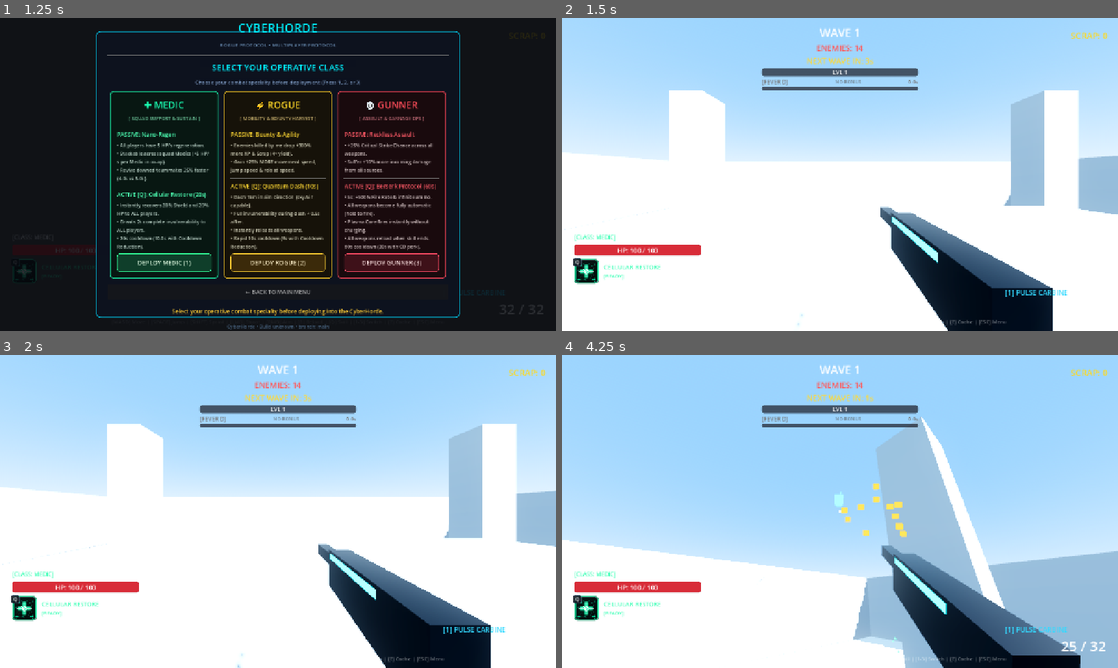
Above: before the commit, frames 1-4 (two rows, left to right).
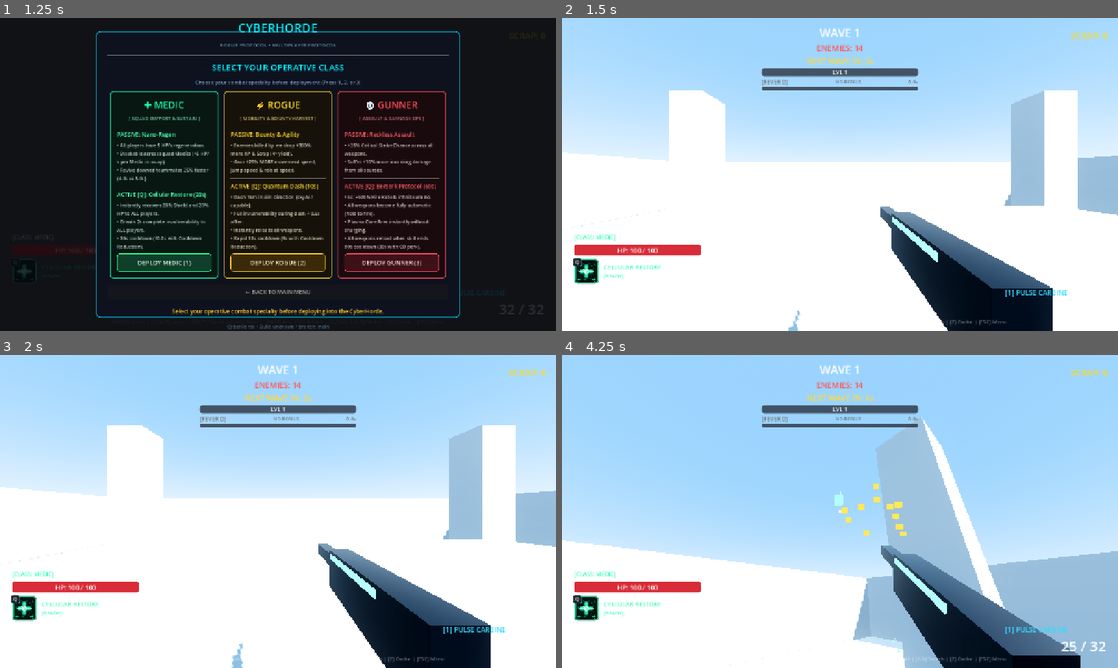
Above: after the commit, the same moments.

Repository: YuriSekaii/CyberHorde-FPS-Roguelike
Game: Godot game, scene res://scenes/main.tscn
Same seed, same stepped clock (60 frames per second), same inputs: the game is played once before the commit and once after it.
Inputs (mouse positions are in pixels of both pictures, inside the frame that each line leads up to):
- Up to frame 1 (1.25 s): click "🎮 SINGLE PLAYER (SOLO)" at 0.5 s
- Up to frame 2 (1.5 s): click "DEPLOY MEDIC (1)" at 1.25 s
- Up to frame 3 (2 s): no input
- Up to frame 4 (4.25 s): tap Enter at 2 s; move the mouse to (867, 511) at 2.02 s; hold Right mouse button (aim) 2.03-2.78 s; hold W (move_forward) from 2.03 s (still down); click (867, 511) at 2.17 s; tap Space (jump) at 2.27, 2.57, 3.02, 3.32 s; move the mouse to (812, 511) at 2.77 s; tap E (interact) at 2.85 s; move the mouse to (851, 505) at 3.52 s; press the mouse at (851, 505) at 3.53 s

Frame 1 is identical in both runs. In frame 2, 0.4% of the frame differs, in the area x 3-100%, y 23-100%; in frame 3, 0.8%, in the area x 3-100%, y 22-100%; in frame 4, 0.6%.

Commit message:
perf: cut GPU load (drop MSAA, 2-split 60m sun shadow, 30 FPS cap when unfocused)
Co-Authored-By: Claude Opus 5.5 <noreply@anthropic.com>

Diff:
--- a/project.godot
+++ b/project.godot
@@ -33,5 +33,4 @@
 [rendering]
 
 lights_and_shadows/directional_shadow/size=2048
-anti_aliasing/quality/msaa_3d=1
 anti_aliasing/quality/screen_space_aa=1
--- a/scenes/world/arena.tscn
+++ b/scenes/world/arena.tscn
@@ -99,6 +99,8 @@
 light_energy = 2.4
 shadow_enabled = true
 shadow_bias = 0.03
+directional_shadow_mode = 1
+directional_shadow_max_distance = 60.0
 
 [node name="Geometry" type="Node3D" parent="."]
 
--- a/scripts/autoload/game_manager.gd
+++ b/scripts/autoload/game_manager.gd
@@ -296,6 +296,16 @@
 	_setup_inputs()
 	wave_cleared.connect(_on_wave_cleared)
 	load_display_settings()
+
+# Throttle rendering while the window is unfocused (alt-tabbed, co-op test window).
+# Physics still ticks at 60 Hz, so gameplay and netcode are unaffected.
+const BACKGROUND_MAX_FPS: int = 30
+
+func _notification(what: int) -> void:
+	if what == NOTIFICATION_APPLICATION_FOCUS_OUT:
+		Engine.max_fps = BACKGROUND_MAX_FPS
+	elif what == NOTIFICATION_APPLICATION_FOCUS_IN:
+		Engine.max_fps = 0
 
 func _on_wave_cleared(_wave_num: int) -> void:
 	if second_wind_unlocked and not second_wind_available:
Not shown, changed: README.md
